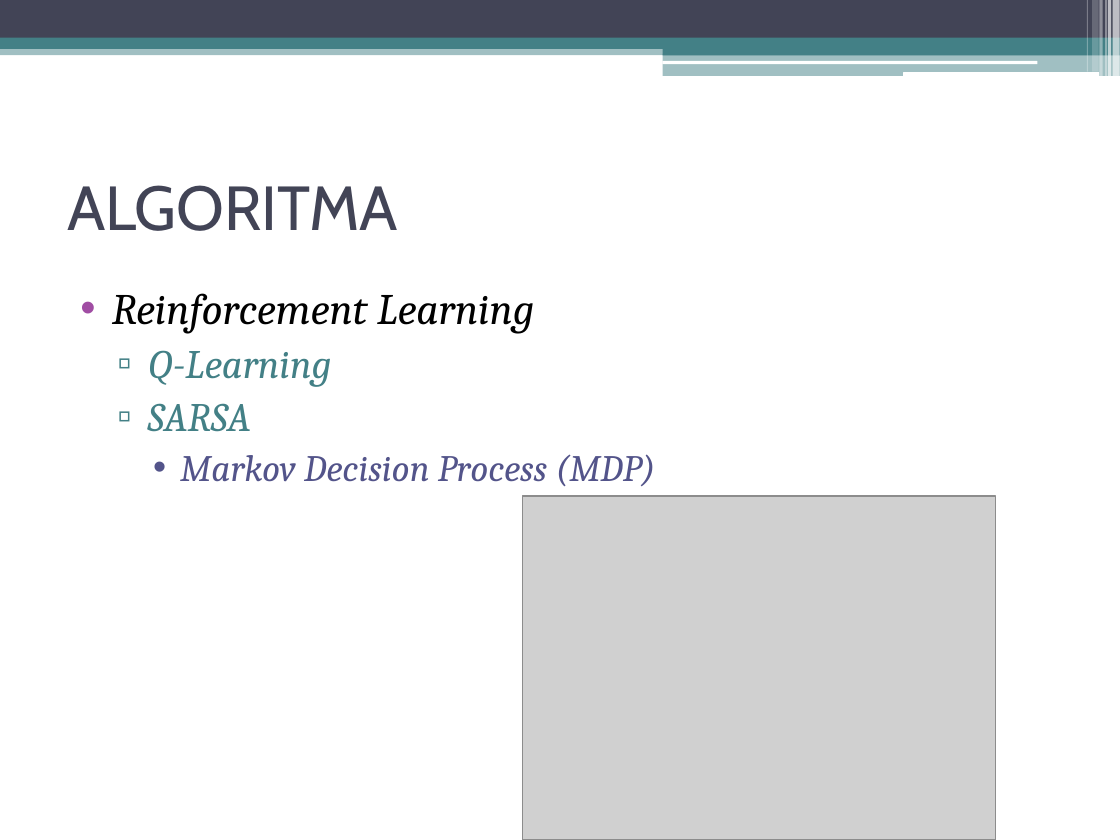
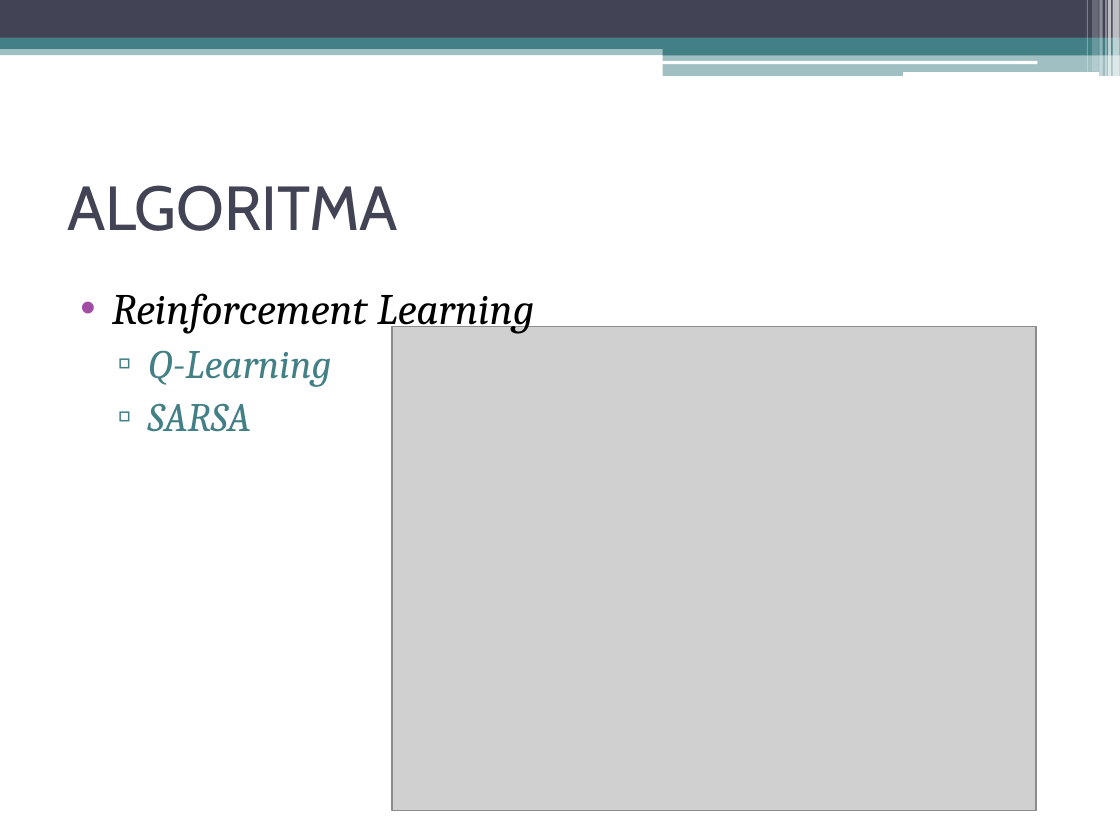
Before and after one commit to dcomputare/Tugas-Akhir, a slide deck: slide 4 of TA bab 1-4/PENGEMBANGAN BOT PADA GAME GANG GARRISON 2 DENGAN.pptx (slide 3 before the commit). Drawn at 1120x840 pixels with LibreOffice and Linux fonts; fonts in the diff are those of the drawing; grey boxes stand for pictures. Boxes give left, top, right and bottom in pixels: in the first picture for what was removed or moved away, otherwise in the second. Text is boxed around its words. In the diff, an @@ line names an element or a change of style, - is before the commit and + after.

Commit message:
final pptx

```diff
--- a/TA bab 1-4/PENGEMBANGAN BOT PADA GAME GANG GARRISON 2 DENGAN.pptx
+++ b/TA bab 1-4/PENGEMBANGAN BOT PADA GAME GANG GARRISON 2 DENGAN.pptx
@@ picture resized from (x1=523, y1=496, x2=996, y2=840) to (x1=392, y1=327, x2=1036, y2=811) @@
@@ text at (x1=180, y1=454, x2=656, y2=486): paragraph removed @@
-    • Markov Decision Process (MDP)
```
Also in this commit, not shown: 1 other slide changed, 2 slides added, 1 slide removed.
